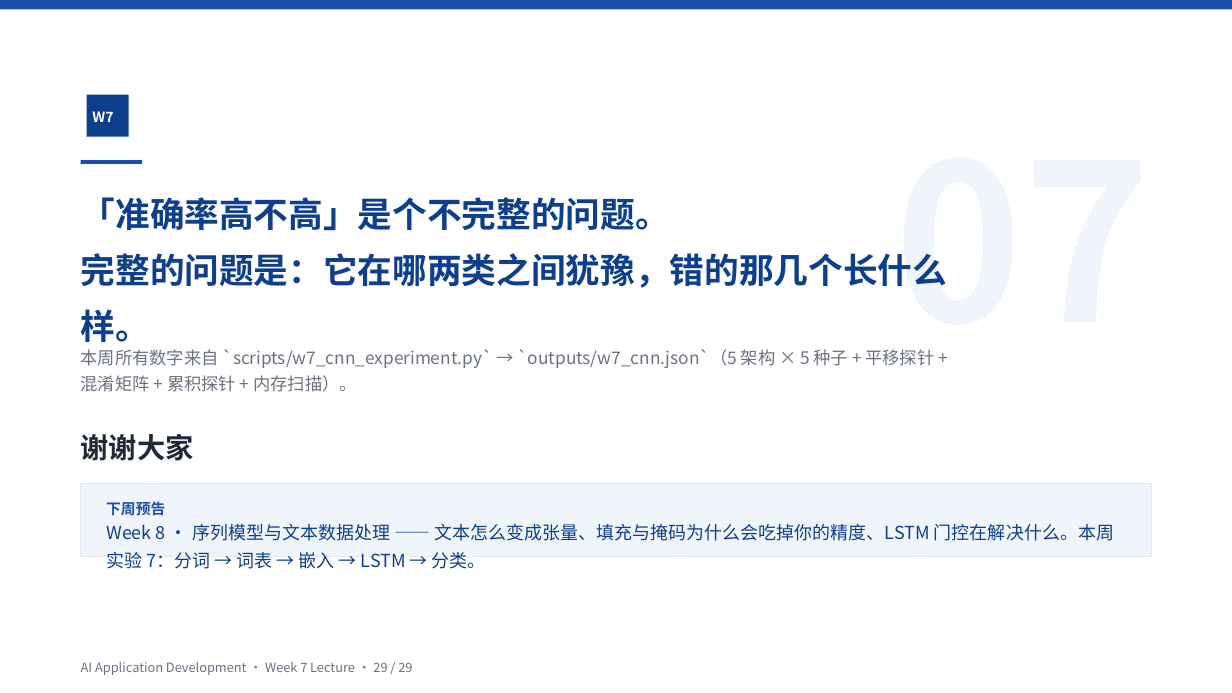
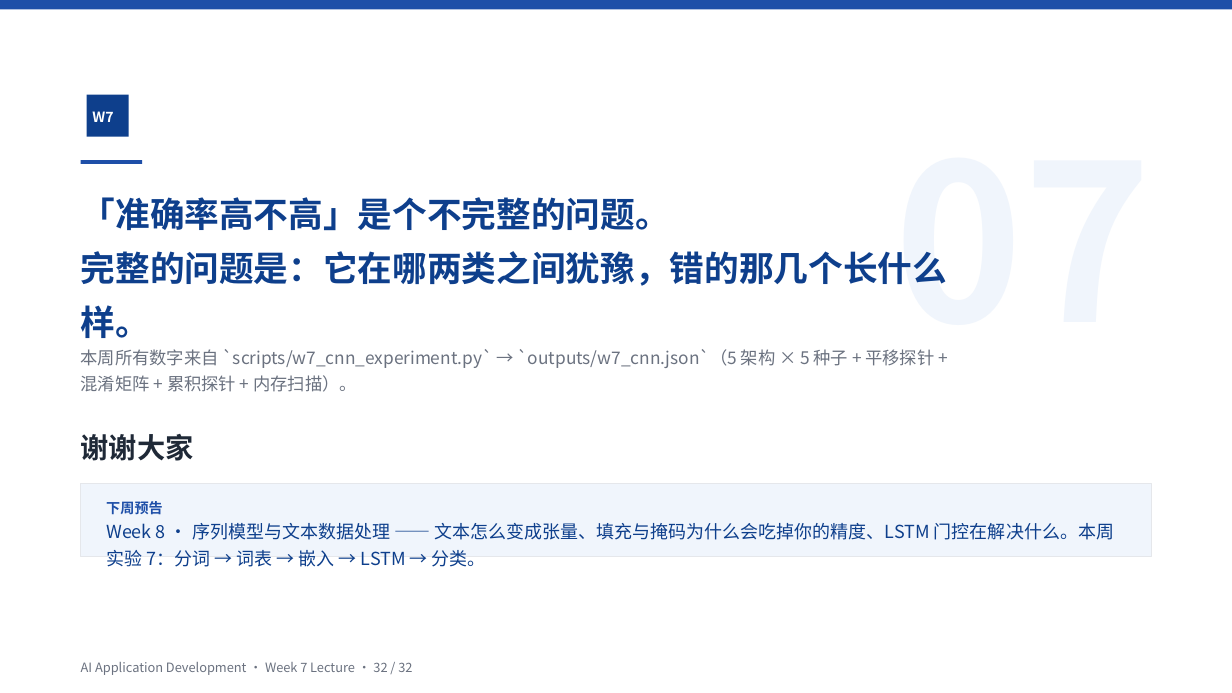
Before and after one commit to klausren/ai-application-development, a slide deck: slide 32 of lectures/week-07/lecture-zh.pptx (slide 29 before the commit). Drawn at 1232x693 pixels with LibreOffice and Linux fonts; fonts in the diff are those of the drawing. Boxes give left, top, right and bottom in pixels: in the first picture for what was removed or moved away, otherwise in the second. Text is boxed around its words. In the diff, an @@ line names an element or a change of style, - is before the commit and + after.

Commit message:
feat(decks): draw 9 vector figures into the Week 5-8 decks
The decks explained gradient descent, convolution and masking in prose only.
Every figure added here is built from native shapes — freeform polylines and
fills, connectors, plain rectangles — so the decks still ship with ppt/media/
empty. There is no image file anywhere, and every diagram scales to any
resolution without blurring.

New scripts/deck_figures.py (nine kinds) plus a `figure` renderer:

- gradient descent on a 1-D bowl, three learning rates side by side
- SGD vs Adam on a 1:6 ravine, where gradient descent changes sign on every
  one of its 16 steps while Adam changes sign 3 times
- sliding convolution, max vs mean pooling, the receptive field layer by layer
- a confusion matrix whose four cells derive every metric on the page
- the three fit regimes, the text-to-tensor shape chain, padding and masking

The builder hands deck_figures its own module object instead of letting the
figures import it back: a reverse import re-executes build_deck under a second
module name, splitting `global BI` in two and rendering half of every
bilingual deck monolingual.

conv and pool assert their own arithmetic against the spec's numbers while the
slide is built, so a picture cannot drift from the maths it claims to show.

header(): a Chinese title's line box is about a fifth taller than the Latin one
the 0.62/1.38 pair was tuned against, which put every zh subtitle on the
title's descenders. Fold the title up and drop the subtitle for CJK only;
Latin decks keep their exact geometry. Net -69 pre-existing title/subtitle
collisions across Weeks 6-8.

Week 5-8 deck lengths: 29/27/29/30 -> 31/29/32/32 slides. All four bilingual
decks report 0 layout issues, the English decks diff clean against the
baseline, and all twelve decks validate with media=0.

```diff
--- a/lectures/week-07/lecture-zh.pptx
+++ b/lectures/week-07/lecture-zh.pptx
@@ text "「准确率高不高」是个不完整的问题。 完整的问题是：它在哪两类之间犹豫，错的那几个长什么样。" at [81,197,947,338]: line spacing 1.35 to 1.3 @@
@@ text "下周预告" at [106,501,163,515]: size 11.5 to 11 pt @@
@@ text "Week 8 · 序列模型与文本数据处理 —— ..." at [106,523,1114,567]: line spacing 1.3 to 1.25 @@
@@ text at [81,662,412,675]: text changed @@
-AI Application Development · Week 7 Lecture · 29 / 29
+AI Application Development · Week 7 Lecture · 32 / 32
```
Also in this commit, not shown: 27 other slides changed, 3 slides added, 18 other files.
